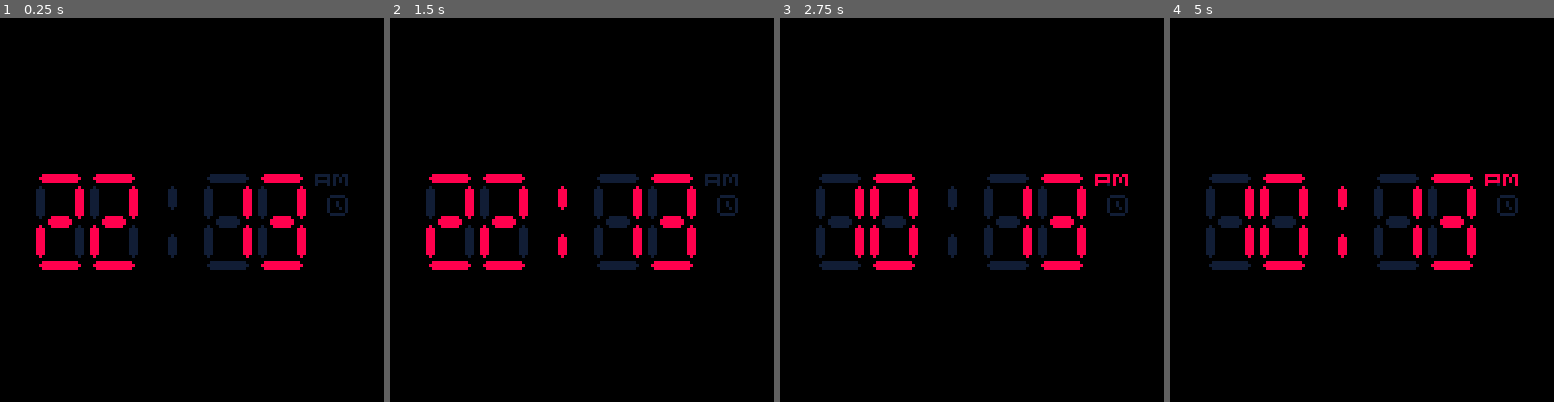
Above: before the commit, frames 1-4 (left to right).
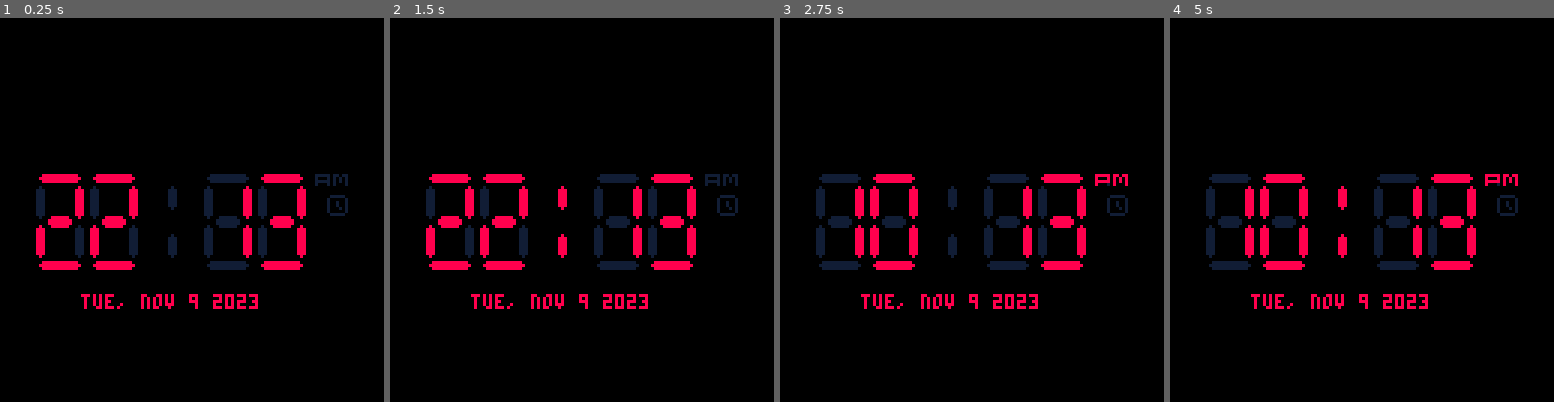
Above: after the commit, the same moments.

Repository: junkdeck/pico-8-segment
Game: PICO-8 cartridge clock.p8
The game is run twice, just before and just after one commit, with the same random seed, the same clock (stepped at 60 frames per second) and the same inputs.
Inputs:
- Up to frame 1 (0.25 s): no input
- Up to frame 2 (1.5 s): tap X (X key) at 0.33, 1.07 s
- Up to frame 3 (2.75 s): tap X (X key) at 1.85 s
- Up to frame 4 (5 s): tap X (X key) at 2.97, 4.08 s

The runs differ from the first frame. In frame 1, 0.7% of the frame differs, in the area x 21-68%, y 71-76%; in frame 2, 0.7%; in frame 3, 0.7%; in frame 4, 0.7%.

Commit message:
finish date display

Diff:
--- a/main.lua
+++ b/main.lua
@@ -74,6 +74,9 @@
   days = {
     "sun", "mon", "tue", "wed", "thu", "fri", "sat"
   }
+  months = {
+    "jan", "feb", "mar", "apr", "may", "jun", "jul", "aug", "sep", "oct", "nov", "dec"
+  }
 
   ct = 1
   ctypes={12, 24}
@@ -105,6 +108,8 @@
     ct = ct ^^ 1
     ctype=ctypes[ct+1]
   end
+
+  datestr = weekday(year, month, day)..", "..months[month].." ".."9".." "..year
 end
 
 function _draw()
@@ -138,5 +143,8 @@
     stringdigit("c",loff+36,64-toff)
   end
   stringdigit(m,loff+56,64-toff, 0 )
-  --print(year.."/"..day.."/"..month, 24, 88,8)
+
+  color(8)
+  print(datestr, 65-((#datestr/2)*5), 92)
+
 end
